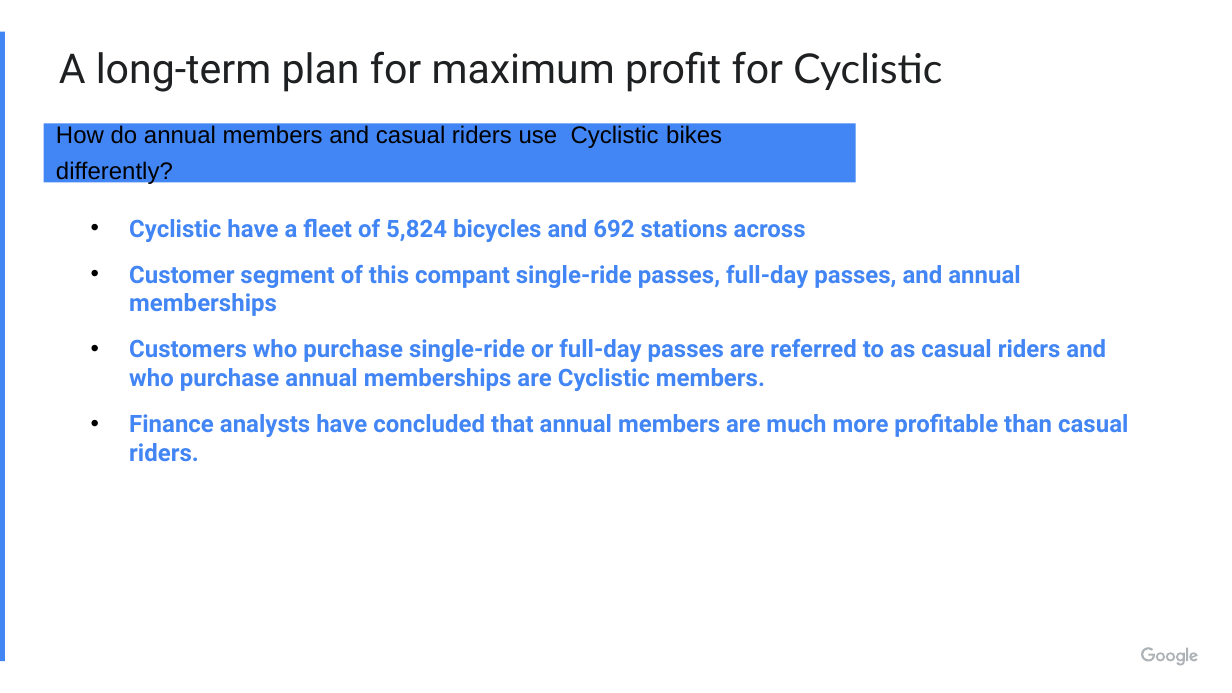
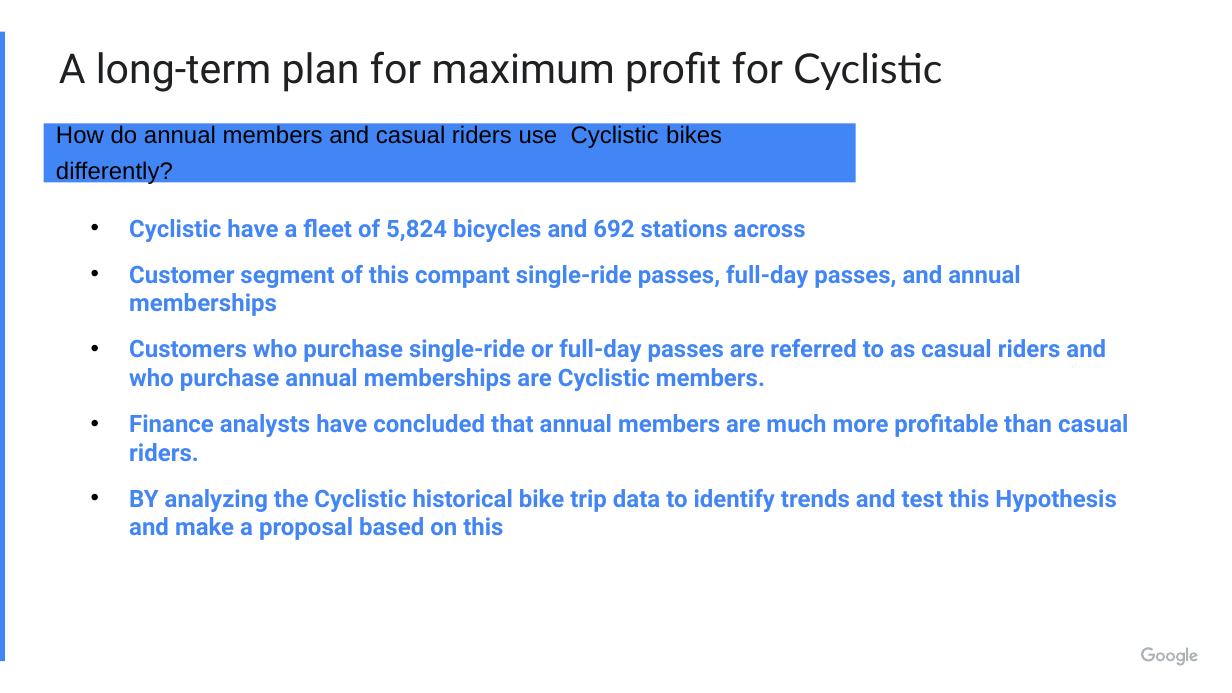
Before and after one commit to mehadisaki/my_projects_link, a slide deck: slide 2 of Google data analysis/Cas_study_1.pptx. Drawn at 1232x693 pixels with LibreOffice and Linux fonts; fonts in the diff are those of the drawing. Boxes give left, top, right and bottom in pixels: in the first picture for what was removed or moved away, otherwise in the second. Text is boxed around its words. In the diff, an @@ line names an element or a change of style, - is before the commit and + after.

```diff
--- a/Google data analysis/Cas_study_1.pptx
+++ b/Google data analysis/Cas_study_1.pptx
@@ text at <box>129,489,1117,540</box>: paragraph added @@
+• BY analyzing the Cyclistic historical bike trip data to identify trends and test this Hypothesis and make a proposal based on this
```
Also in this commit, not shown: 6 other files.
